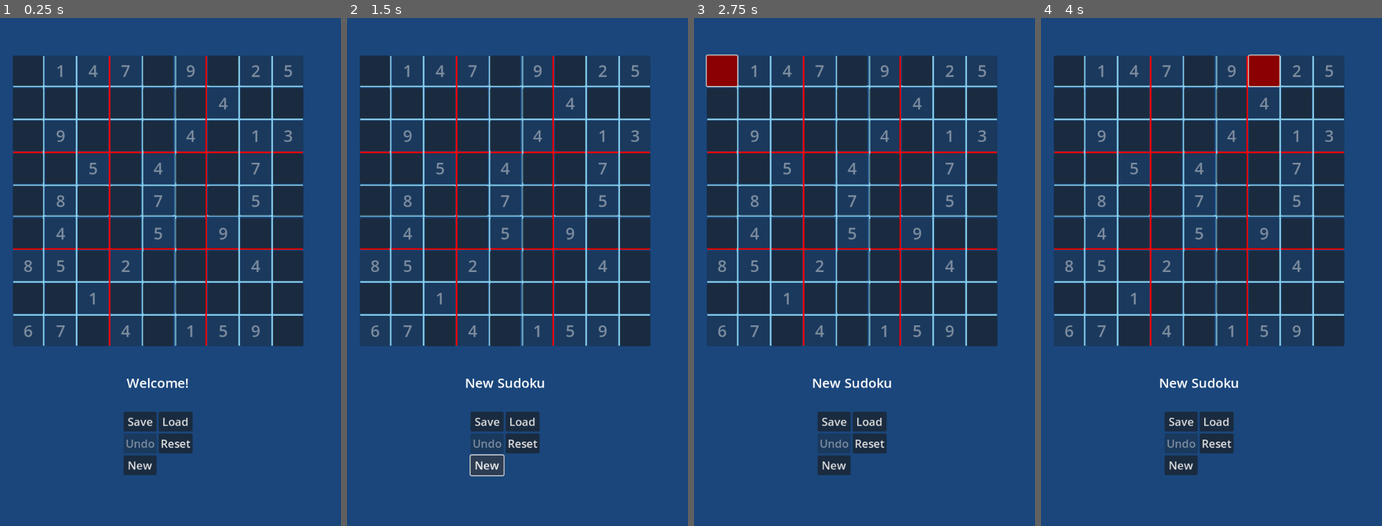
Above: before the commit, frames 1-4 (left to right).
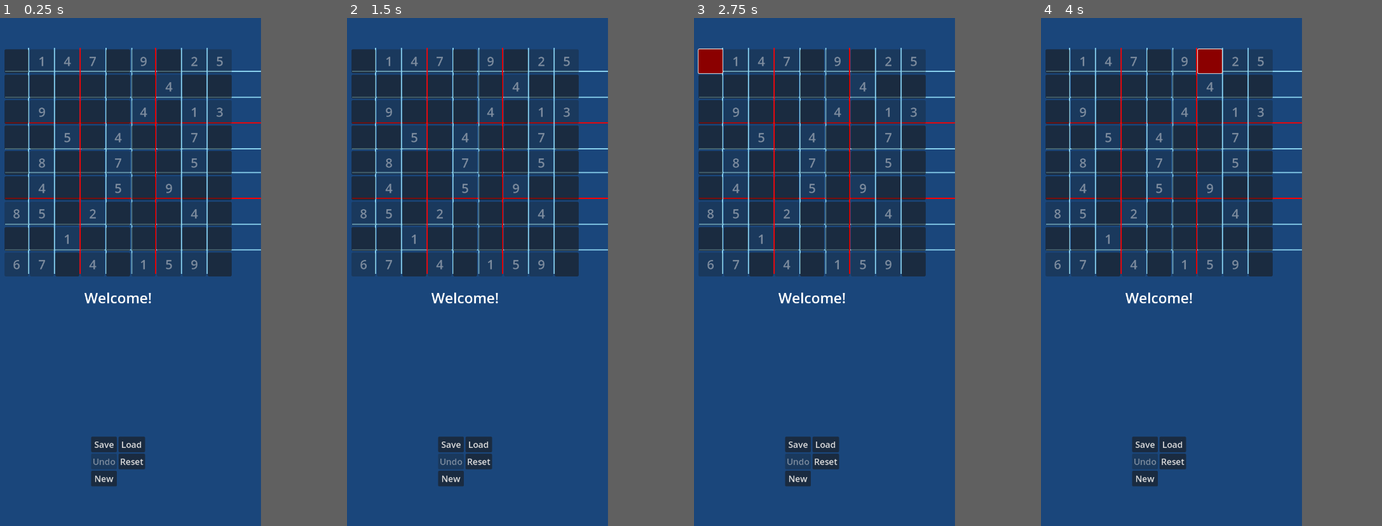
Above: after the commit, the same moments.

Repository: Ercan-Ozturk/sudokuapp
Game: Godot game, scene res://sudoku.tscn
The game is run twice, just before and just after one commit, with the same random seed, the same clock (stepped at 60 frames per second) and the same inputs.
Inputs (mouse positions are in pixels of both pictures, inside the frame that each line leads up to):
- Up to frame 1 (0.25 s): no input
- Up to frame 2 (1.5 s): click "New" at 0.5 s; click "New" at 1.25 s
- Up to frame 3 (2.75 s): click (721, 68) at 2.02 s
- Up to frame 4 (4 s): click (1197, 68) at 2.77 s; click (1262, 68) at 3.52 s
The window is 576x800 before the commit and 450x800 after it. Grey fills any space a smaller window leaves; there, only what the larger window draws over its background counts as a difference.

The runs differ from the first frame. In frame 1, 41% of the frame differs, in the area x 1-90%, y 5-93%; in frame 2, 41%; in frame 3, 41%; in frame 4, 41%.

Commit message:
UI res adjustments

Diff:
--- a/project.godot
+++ b/project.godot
@@ -18,9 +18,9 @@
 [display]
 
 window/size/viewport_width=720
-window/size/viewport_height=1000
+window/size/viewport_height=1280
 window/stretch/mode="viewport"
-window/stretch/aspect="keep_width"
+window/stretch/aspect="expand"
 window/handheld/orientation=1
 
 [global_group]
--- a/savegame.cfg
+++ b/savegame.cfg
@@ -1,4 +1,4 @@
 [matrix]
 
-sudoku=[[9, 3, 0, 0, 7, 0, 0, 0, 0], [6, 0, 0, 1, 9, 5, 0, 0, 0], [0, 5, 8, 0, 0, 0, 0, 6, 0], [8, 0, 0, 0, 6, 0, 0, 0, 3], [4, 0, 0, 8, 0, 3, 0, 0, 1], [7, 0, 0, 0, 2, 0, 0, 0, 6], [0, 6, 0, 0, 0, 0, 2, 8, 0], [0, 0, 0, 4, 1, 9, 0, 0, 5], [0, 0, 0, 0, 8, 0, 1, 7, 9]]
-rawMatrix=[[9, 3, 0, 0, 7, 0, 0, 0, 0], [6, 0, 0, 1, 9, 5, 0, 0, 0], [0, 5, 8, 0, 0, 0, 0, 6, 0], [8, 0, 0, 0, 6, 0, 0, 0, 3], [4, 0, 0, 8, 0, 3, 0, 0, 1], [7, 0, 0, 0, 2, 0, 0, 0, 6], [0, 6, 0, 0, 0, 0, 2, 8, 0], [0, 0, 0, 4, 1, 9, 0, 0, 5], [0, 0, 0, 0, 8, 0, 0, 7, 9]]
+sudoku=[[5, 0, 0, 9, 0, 0, 0, 6, 2], [0, 9, 1, 0, 2, 6, 7, 0, 0], [0, 0, 0, 1, 0, 0, 0, 0, 0], [0, 0, 0, 0, 0, 8, 0, 2, 0], [1, 0, 6, 2, 0, 4, 9, 0, 7], [0, 5, 0, 3, 0, 0, 0, 0, 0], [0, 0, 0, 0, 0, 2, 0, 0, 0], [0, 0, 2, 4, 3, 0, 6, 7, 0], [4, 6, 0, 0, 0, 9, 0, 0, 8]]
+rawMatrix=[[5, 0, 0, 9, 0, 0, 0, 6, 2], [0, 9, 1, 0, 2, 6, 7, 0, 0], [0, 0, 0, 1, 0, 0, 0, 0, 0], [0, 0, 0, 0, 0, 8, 0, 2, 0], [1, 0, 6, 2, 0, 4, 9, 0, 7], [0, 5, 0, 3, 0, 0, 0, 0, 0], [0, 0, 0, 0, 0, 2, 0, 0, 0], [0, 0, 2, 4, 3, 0, 6, 7, 0], [4, 6, 0, 0, 0, 9, 0, 0, 8]]
--- a/sudoku.gd
+++ b/sudoku.gd
@@ -1,6 +1,6 @@
 extends Node2D
 
-@onready var grid:GridContainer = $GridContainer
+@onready var grid:GridContainer = $CanvasLayer/GridContainer
 @onready var resetButton: Button = $CanvasLayer/Controls/ResetButton
 @onready var newButton: Button = $CanvasLayer/Controls/NewButton
 @onready var undoButton: Button = $CanvasLayer/Controls/UndoButton
@@ -160,12 +160,15 @@
 
 func _draw():
 	const START_X = 75
-	const END_X = 645
-	const START_Y = 65
-	const END_Y = 645
+	#const END_X = 645
 	const OFFSET = 10
 	const BUTTON_SIZE = 60
 	const VERTICAL_START = 75
+	const START_Y = 65
+	const END_Y = 645
+	var END_X = get_viewport_rect().size.x
+
+
 	draw_line(Vector2(START_X, START_Y + BUTTON_SIZE+OFFSET), Vector2(END_X, START_Y + BUTTON_SIZE + OFFSET), Color.SKY_BLUE, 3.0)
 	draw_line(Vector2(START_X, START_Y + BUTTON_SIZE*2 + OFFSET*1.5), Vector2(END_X, START_Y + BUTTON_SIZE*2 + OFFSET*1.5), Color.SKY_BLUE, 3.0)
 	draw_line(Vector2(START_X, START_Y + BUTTON_SIZE*3 + OFFSET*2), Vector2(END_X, START_Y + BUTTON_SIZE*3 + OFFSET*2), Color.RED, 3.0)
--- a/sudoku.tscn
+++ b/sudoku.tscn
@@ -7,37 +7,28 @@
 [node name="Sudoku" type="Node2D" groups=["Persist"]]
 script = ExtResource("1_rdrvq")
 
-[node name="GridContainer" type="GridContainer" parent="."]
-anchors_preset = -1
-offset_left = 360.0
-offset_top = 360.0
-offset_right = 360.0
-offset_bottom = 360.0
-grow_horizontal = 2
-grow_vertical = 2
-size_flags_horizontal = 6
-size_flags_vertical = 6
-columns = 9
-metadata/_edit_use_anchors_ = true
-
 [node name="CanvasLayer" type="CanvasLayer" parent="."]
 follow_viewport_enabled = true
 
 [node name="GameStatusText" type="RichTextLabel" parent="CanvasLayer"]
-anchors_preset = -1
-anchor_top = 0.7
-anchor_right = 1.0
-anchor_bottom = 0.85
-offset_bottom = -100.0
+anchors_preset = 7
+anchor_left = 0.5
+anchor_top = 1.0
+anchor_right = 0.5
+anchor_bottom = 1.0
+offset_left = -85.0
+offset_top = 350.0
+offset_right = 85.0
+offset_bottom = -550.0
 grow_horizontal = 2
 grow_vertical = 0
 size_flags_vertical = 6
-theme_override_font_sizes/normal_font_size = 26
+theme_override_font_sizes/normal_font_size = 36
 text = "Welcome!"
+fit_content = true
 scroll_active = false
 autowrap_mode = 0
 horizontal_alignment = 1
-metadata/_edit_use_anchors_ = true
 
 [node name="NumPad" type="GridContainer" parent="CanvasLayer"]
 visible = false
@@ -92,7 +83,7 @@
 text = "1"
 
 [node name="Controls" type="GridContainer" parent="CanvasLayer"]
-anchors_preset = -1
+anchors_preset = 7
 anchor_left = 0.5
 anchor_top = 1.0
 anchor_right = 0.5
@@ -141,4 +132,17 @@
 text = "New"
 metadata/_edit_use_anchors_ = true
 
+[node name="GridContainer" type="GridContainer" parent="CanvasLayer"]
+anchors_preset = -1
+anchor_left = 0.5
+anchor_top = 0.06
+anchor_right = 0.5
+anchor_bottom = 0.95
+offset_top = 2.0
+grow_horizontal = 2
+grow_vertical = 2
+size_flags_horizontal = 6
+size_flags_vertical = 6
+columns = 9
+
 [connection signal="pressed" from="CanvasLayer/Controls/LoadButton" to="." method="_on_load_button_pressed"]
